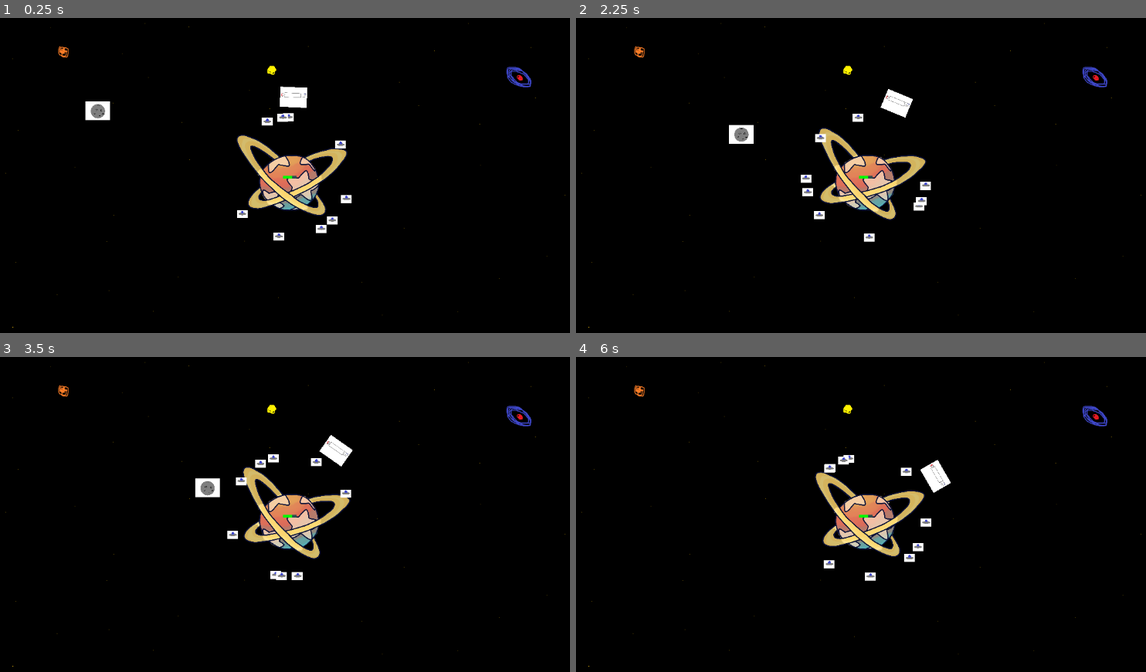
Above: before the commit, frames 1-4 (two rows, left to right).
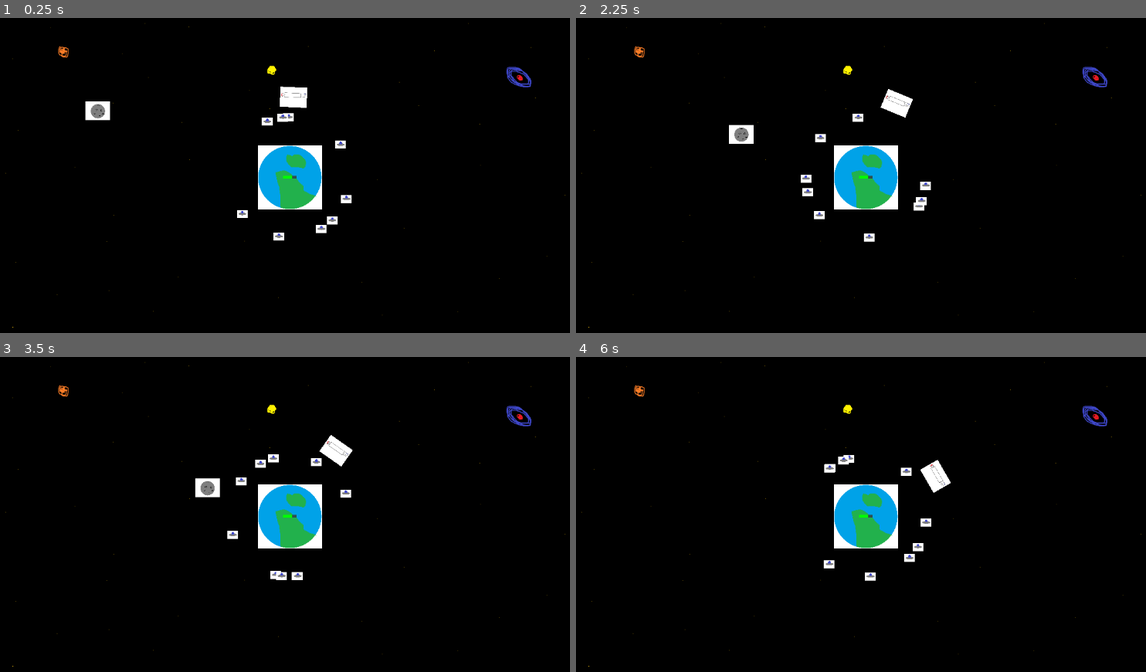
Above: after the commit, the same moments.

Repository: Swimnato/BYU-Game-Jam-2024
Game: Godot game, scene res://scenes/Main Scene.tscn
The game is run twice, just before and just after one commit, with the same random seed, the same clock (stepped at 60 frames per second) and the same inputs.
Inputs (mouse positions are in pixels of both pictures, inside the frame that each line leads up to):
- Up to frame 1 (0.25 s): no input
- Up to frame 2 (2.25 s): move the mouse to (1003, 159) at 0.52 s; click (1003, 159) at 0.67 s; move the mouse to (741, 194) at 1.27 s; click (741, 194) at 1.42 s; move the mouse to (929, 99) at 2.02 s; click (929, 99) at 2.17 s
- Up to frame 3 (3.5 s): move the mouse to (256, 586) at 2.77 s; click (256, 586) at 2.92 s
- Up to frame 4 (6 s): move the mouse to (1049, 568) at 3.52 s; click (1049, 568) at 3.67 s; move the mouse to (678, 464) at 4.27 s; click (678, 464) at 4.42 s; move the mouse to (895, 517) at 5.02 s; click (895, 517) at 5.17 s; move the mouse to (775, 429) at 5.77 s; click (775, 429) at 5.92 s

The runs differ from the first frame. In frame 1, 3.0% of the frame differs, in the area x 41-61%, y 37-63%; in frame 2, 3.0%; in frame 3, 3.0%, in the area x 42-62%, y 34-65%; in frame 4, 3.0%.

Commit message:
Fixed Cursor Alignment

Diff:
--- a/game-jam-2024/scenes/Main Scene.tscn
+++ b/game-jam-2024/scenes/Main Scene.tscn
@@ -1,46 +1,34 @@
-[gd_scene load_steps=17 format=3 uid="uid://ctlxb433keqlb"]
+[gd_scene load_steps=13 format=3 uid="uid://brny0obmr4vdt"]
 
 [ext_resource type="Texture2D" uid="uid://dqqpesl4dblg6" path="res://art/temp/Space Background Dev Art.png" id="1_1jorf"]
 [ext_resource type="Script" path="res://scripts/main_scene.gd" id="2_36ttu"]
-[ext_resource type="Texture2D" uid="uid://cjg02v7vh47o0" path="res://art/planet_healthy_1.png" id="4_4ob7i"]
+[ext_resource type="Texture2D" uid="uid://iqno4701px8i" path="res://art/temp/Planet Dev Art.png" id="3_ggrqu"]
 [ext_resource type="Script" path="res://scripts/planet_dev_art.gd" id="4_50ck8"]
-[ext_resource type="Script" path="res://scripts/planetAnim.gd" id="5_bjb7b"]
 [ext_resource type="Texture2D" uid="uid://krt7327yq0br" path="res://art/temp/Main Ship Dev Art.png" id="5_i8m0v"]
 [ext_resource type="Script" path="res://scripts/main_ship_dev_art.gd" id="6_bitnt"]
-[ext_resource type="Texture2D" uid="uid://b0g3mdejj4gjk" path="res://art/planet_healthy_2.png" id="6_cvnss"]
-[ext_resource type="Texture2D" uid="uid://ci38m0jw5og8g" path="res://art/planet_healthy_3.png" id="7_6hacx"]
-[ext_resource type="Texture2D" uid="uid://q2mc8rcesttk" path="res://art/planet_healthy_flash.png" id="8_8s2x0"]
 [ext_resource type="Texture2D" uid="uid://b6uc0fa4ryuis" path="res://art/temp/Asteroid Dev Art.png" id="8_gwdi6"]
 [ext_resource type="Script" path="res://scripts/Asteroid_Main.gd" id="9_bklsd"]
 [ext_resource type="Script" path="res://scripts/selection.gd" id="10_yx8jt"]
 [ext_resource type="Script" path="res://scripts/scr_drone_controller.gd" id="11_dnc7g"]
-[ext_resource type="PackedScene" path="res://scenes/Status_Bars.tscn" id="11_o44ox"]
+[ext_resource type="PackedScene" uid="uid://o5hy3ktnw1c1" path="res://scenes/Status_Bars.tscn" id="11_o44ox"]
 
 [sub_resource type="CircleShape2D" id="CircleShape2D_lqryg"]
 
 [node name="SpaceBackgroundDevArt" type="Sprite2D"]
-position = Vector2(1134, 654)
+position = Vector2(1152, 648)
 texture = ExtResource("1_1jorf")
 script = ExtResource("2_36ttu")
 
-[node name="Planet" type="Sprite2D" parent="."]
+[node name="PlanetDevArt" type="Sprite2D" parent="."]
 rotation = -0.00349066
 scale = Vector2(0.4, 0.4)
+texture = ExtResource("3_ggrqu")
 script = ExtResource("4_50ck8")
 
-[node name="Area2D" type="Area2D" parent="Planet"]
-
-[node name="CollisionShape2D" type="CollisionShape2D" parent="Planet/Area2D"]
-position = Vector2(0, 50)
-scale = Vector2(25, 25)
+[node name="CollisionShape2D" type="CollisionShape2D" parent="PlanetDevArt"]
+rotation = -6.28319
+scale = Vector2(30, 30)
 shape = SubResource("CircleShape2D_lqryg")
-
-[node name="PlanetSprite" type="Sprite2D" parent="Planet"]
-texture = ExtResource("4_4ob7i")
-script = ExtResource("5_bjb7b")
-spriteList = Array[Texture2D]([ExtResource("4_4ob7i"), ExtResource("6_cvnss"), ExtResource("7_6hacx"), ExtResource("6_cvnss")])
-flash = ExtResource("8_8s2x0")
-timeBetweenFrames = 0.25
 
 [node name="MainShipDevArt" type="Sprite2D" parent="."]
 position = Vector2(-170.307, -185.894)
--- a/game-jam-2024/scripts/selection.gd
+++ b/game-jam-2024/scripts/selection.gd
@@ -23,7 +23,7 @@
 func _draw() -> void:
 	if endPos != startPos:
 		var size = (startPos - endPos)
-		draw_rect(Rect2(endPos, size), Color.SKY_BLUE, false, 10)
+		draw_rect(Rect2(endPos, size), Color.SKY_BLUE, false, 2)
 
 
 func _input(event):
